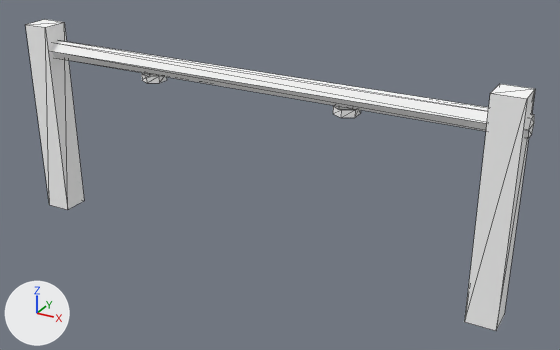
A saved change to the glTF model games/yorimichi/assets/belmonte/meshes/SM_BM_BE_TieRail.glb.
One viewpoint serves both versions: a camera (50 mm lens) standing at (2.09, -3.4, 2.24) and looking at (0.19, 0.06, 0.51). Lighting does not change. The marker at lower left points along +X, +Y and +Z. The first picture is the older version. Mesh edges are drawn as thin lines. Vertices at exactly the same position are counted once.

The scene before the commit, as lines of its bpy script (objects in view):
```python
me_sm_be_tierail = bpy.data.meshes.new('SM_BE_TieRail')
me_sm_be_tierail.from_pydata(...)  # 52 vertices, 64 faces; spans x -1.5..1.5, y -0.08..0.08, z 0.0..1.2
# faces by material slot: [40, 24]
me_sm_be_tierail.materials.append(mat_bm_000_m_wood_004)
me_sm_be_tierail.materials.append(mat_bm_001_m_iron_003)
ob_sm_bm_be_tierail = bpy.data.objects.new('SM_BM_BE_TieRail', me_sm_be_tierail)
ob_sm_bm_be_tierail.location = (0.0, 0.0, 0.0)
```
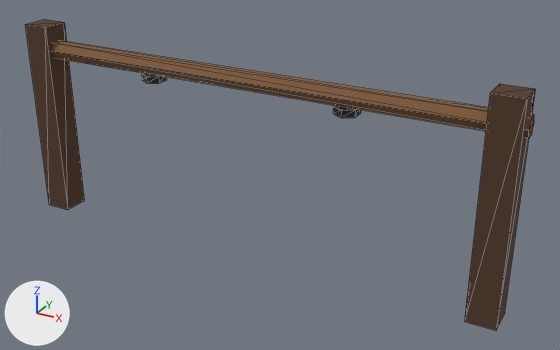
Diff of the bpy script that builds the scene:
```diff
--- a/games/yorimichi/assets/belmonte/meshes/SM_BM_BE_TieRail.glb.py
+++ b/games/yorimichi/assets/belmonte/meshes/SM_BM_BE_TieRail.glb.py
@@ me_sm_be_tierail @@
 me_sm_be_tierail.from_pydata(...)  # 52 vertices, 64 faces; spans x -1.5..1.5, y -0.08..0.08, z 0.0..1.2
 # used by ob_sm_bm_be_tierail; location = (0.0, 0.0, 0.0)
+# me_sm_be_tierail part 1: 31 faces centred in x -1.5..1.5, y -0.08..0.08, z 0.4..1.1 are repainted in the vertex colours; the middle colour goes from white #ffffff to brown #805c3d
+# me_sm_be_tierail part 2: 33 faces centred in x -1.43..1.48, y -0.08..0.08, z 0.8..1.2 are repainted in the vertex colours; the middle colour goes from white #ffffff to black #212121
 me_sm_be_tierail.materials.append(mat_bm_000_m_wood_004)
```

What differs and where, as boxes [x1, y1, x2, y2] in the pictures (560 x 350 px):
part 1 of me_sm_be_tierail, recoloured: [45, 22, 535, 331] in both
part 2 of me_sm_be_tierail, recoloured: [25, 19, 535, 330] in both
